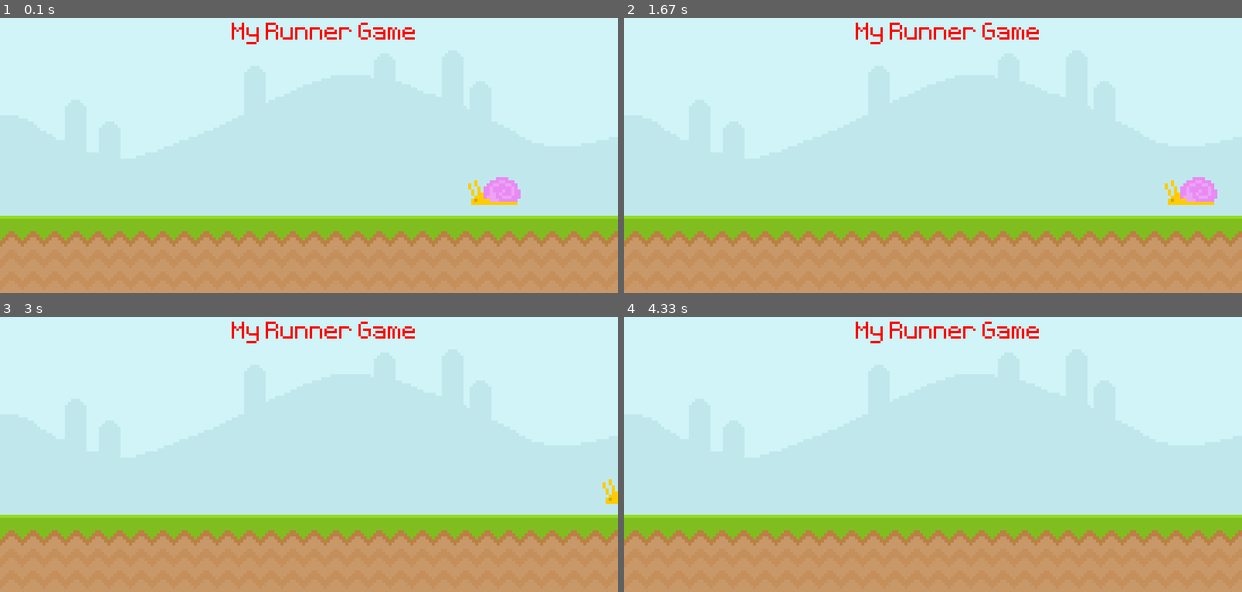
Above: before the commit, frames 1-4 (two rows, left to right).
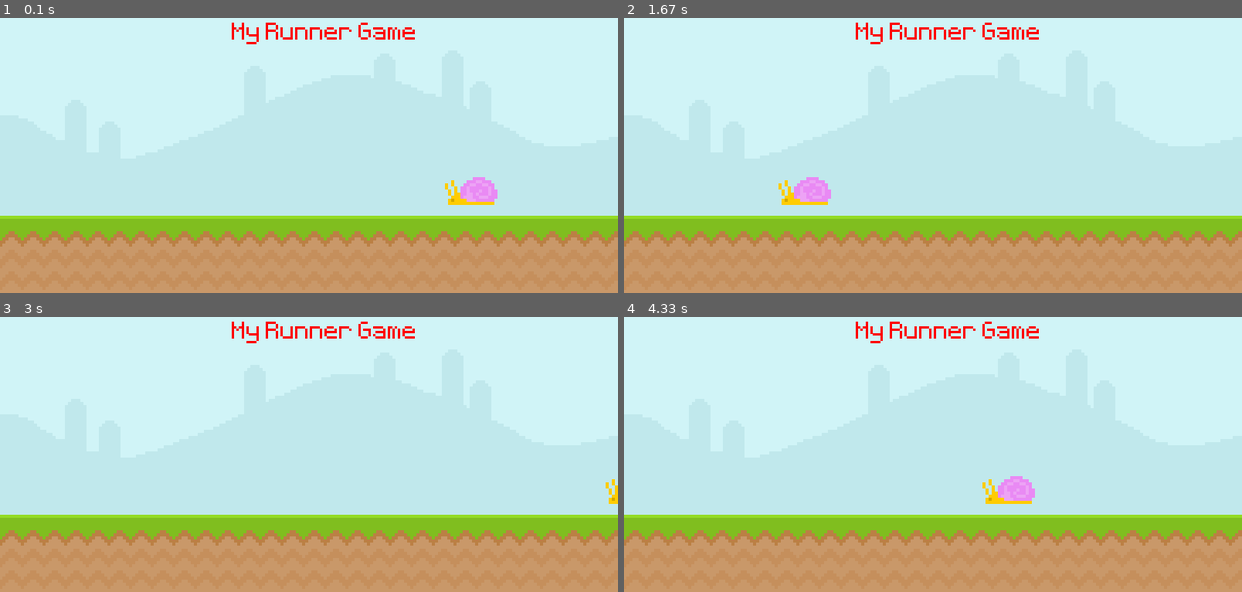
Above: after the commit, the same moments.

Repository: 61ZM07H36R3ML1N/Pygame
Game: pygame game, started from framewwork.py
Same seed, same stepped clock (60 frames per second), same inputs: the game is played once before the commit and once after it.
Inputs:
- Up to frame 1 (0.1 s): no input
- Up to frame 2 (1.67 s): no input
- Up to frame 3 (3 s): no input
- Up to frame 4 (4.33 s): no input

The runs differ from the first frame. In frame 1, 0.9% of the frame differs, in the area x 72-85%, y 57-68%; in frame 2, 1.3%, in the area x 25-96%, y 57-68%; in frame 3, 0.1%; in frame 4, 0.6%.

Commit message:
added looping animation for snail

Diff:
--- a/framewwork.py
+++ b/framewwork.py
@@ -22,7 +22,8 @@
     screen.blit(sky_surface, (0, 0))
     screen.blit(ground_surface, (0, 300))
     screen.blit(text_surface, (300,50))
-    snail_x_pos += 1
+    snail_x_pos -= 4
+    if snail_x_pos < -100: snail_x_pos = 800
     screen.blit(snail_surface,(snail_x_pos,250))
 
     pygame.display.update()
